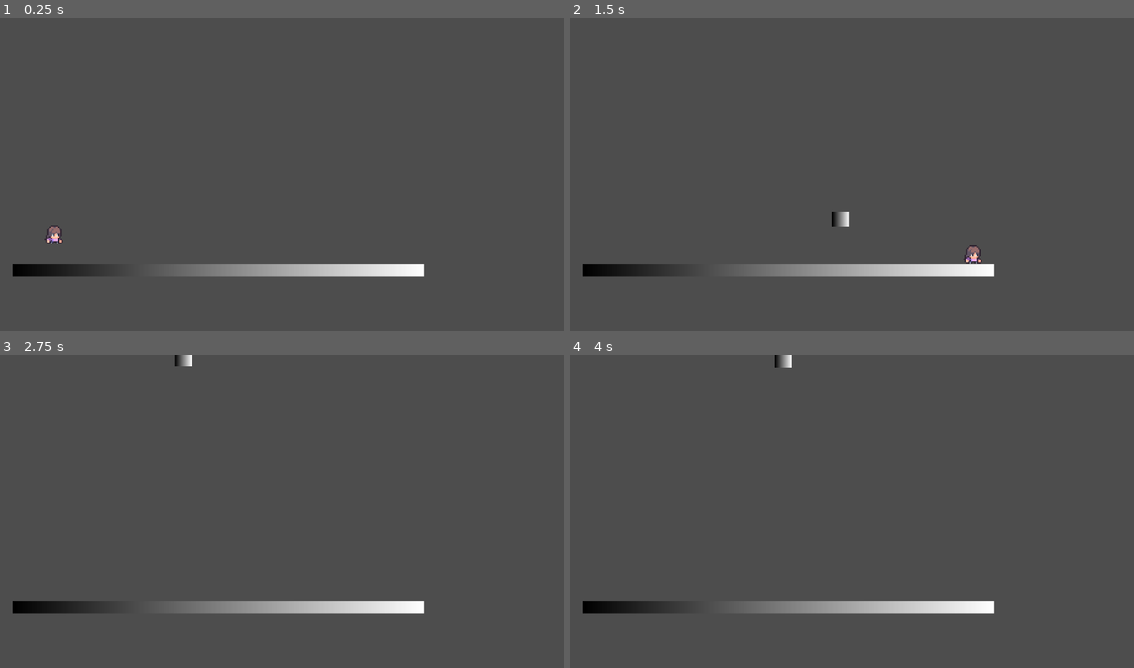
Above: before the commit, frames 1-4 (two rows, left to right).
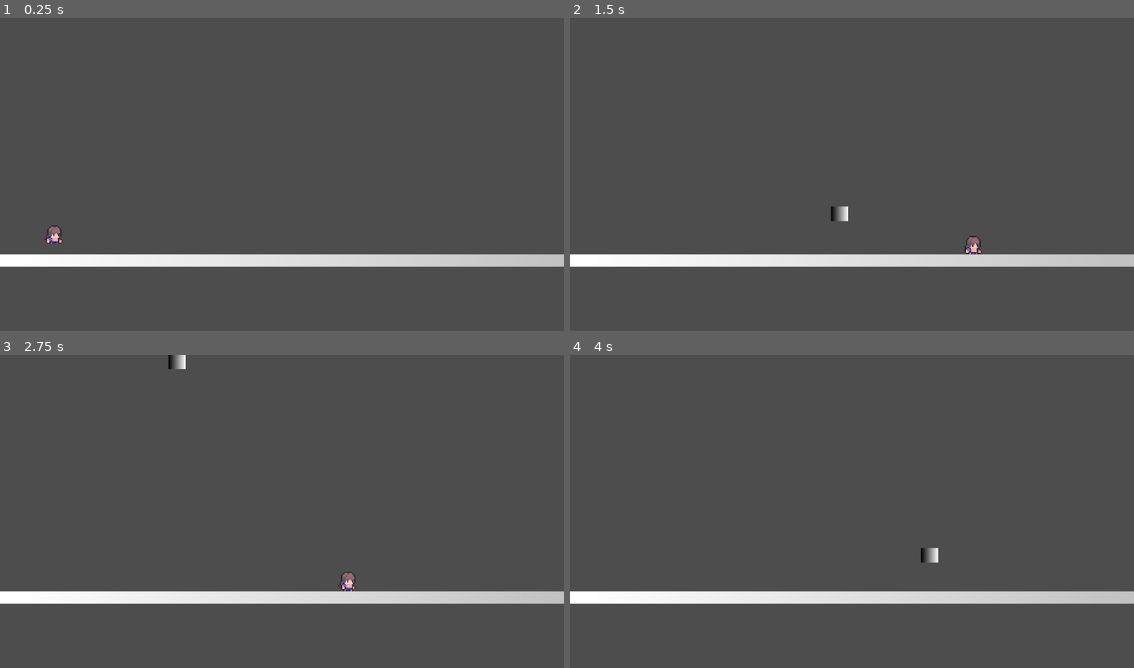
Above: after the commit, the same moments.

Repository: ajogerio/monkey-game
Game: Godot game, scene res://Scenes/game_scene.tscn
Two runs of this game, one before a commit and one after it. Both use one fixed random seed, a clock stepped at 60 frames per second and the inputs below. This scene is started directly instead of the project's main scene.
Inputs (mouse positions are in pixels of both pictures, inside the frame that each line leads up to):
- Up to frame 1 (0.25 s): no input
- Up to frame 2 (1.5 s): move the mouse to (976, 161) at 0.52 s; hold D (move_right) from 0.53 s (still down); click (976, 161) at 0.6 s; tap W (jump) at 0.77 s; move the mouse to (739, 193) at 1.27 s; click (739, 193) at 1.35 s
- Up to frame 3 (2.75 s): tap W (jump) at 1.52 s; move the mouse to (338, 442) at 2.02 s; release D (move_right) at 2.03 s; hold A (move_left) from 2.03 s (still down); click (338, 442) at 2.1 s
- Up to frame 4 (4 s): move the mouse to (823, 577) at 2.77 s; release A (move_left) at 2.78 s; hold D (move_right) from 2.78 s (still down); click (823, 577) at 2.85 s; tap W (jump) at 3.02, 3.77 s; move the mouse to (1021, 561) at 3.52 s; click (1021, 561) at 3.6 s

The runs differ from the first frame. In frame 1, 5.8% of the frame differs, in the area x 0-100%, y 75-83%; in frame 2, 6.0%; in frame 3, 6.1%, in the area x 0-100%, y 0-83%; in frame 4, 6.0%.

Commit message:
fix: adjust floor hitbox

Diff:
--- a/Scenes/floor_scene.tscn
+++ b/Scenes/floor_scene.tscn
@@ -1,24 +1,25 @@
 [gd_scene load_steps=4 format=3 uid="uid://d1r7exha8pl"]
 
 [sub_resource type="RectangleShape2D" id="RectangleShape2D_g54ld"]
-size = Vector2(336, 10.5)
+size = Vector2(1883, 10)
 
 [sub_resource type="Gradient" id="Gradient_li2hv"]
 
 [sub_resource type="GradientTexture2D" id="GradientTexture2D_pj4ad"]
 gradient = SubResource("Gradient_li2hv")
-width = 336
+width = 50
 height = 10
 
 [node name="Floor" type="StaticBody2D"]
-position = Vector2(169, 150)
+position = Vector2(407, 161)
 metadata/_edit_group_ = true
 
 [node name="Floor Hitbox" type="CollisionShape2D" parent="."]
-visible = false
-position = Vector2(0, -0.25)
+position = Vector2(573.5, 4)
+scale = Vector2(0.998138, 1.017)
 shape = SubResource("RectangleShape2D_g54ld")
 
 [node name="Floor Sprite" type="Sprite2D" parent="."]
-position = Vector2(-1, 0)
+position = Vector2(574, 4)
+scale = Vector2(-37.6536, 1)
 texture = SubResource("GradientTexture2D_pj4ad")
--- a/Scenes/game_scene.tscn
+++ b/Scenes/game_scene.tscn
@@ -10,7 +10,7 @@
 position = Vector2(85, 189)
 
 [node name="Floor" parent="." instance=ExtResource("2_pn527")]
-position = Vector2(221, 250)
+position = Vector2(407, 238)
 
 [node name="Camera2D" parent="." instance=ExtResource("3_ap1i3")]
 position = Vector2(272, 173)
